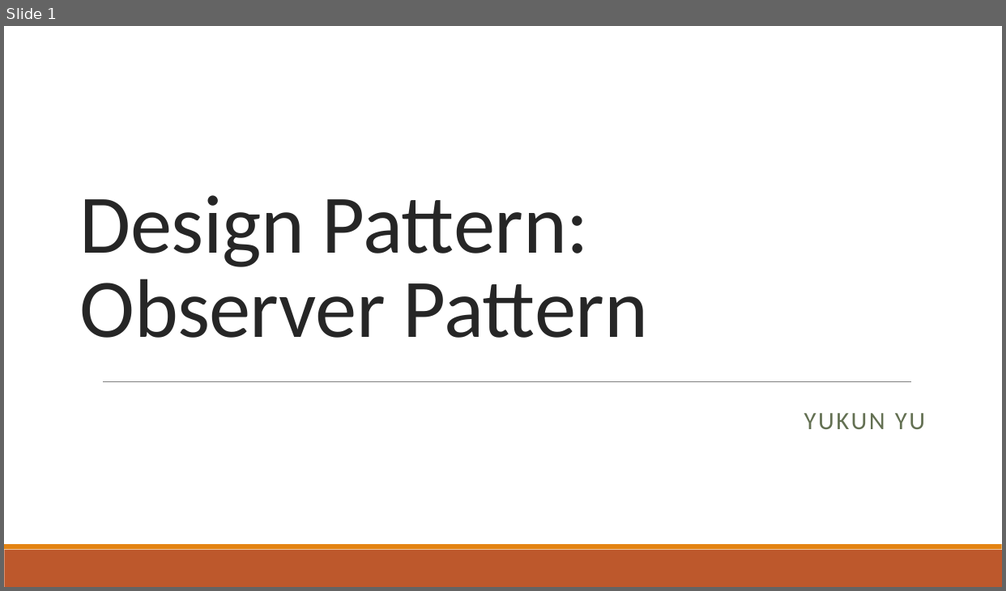
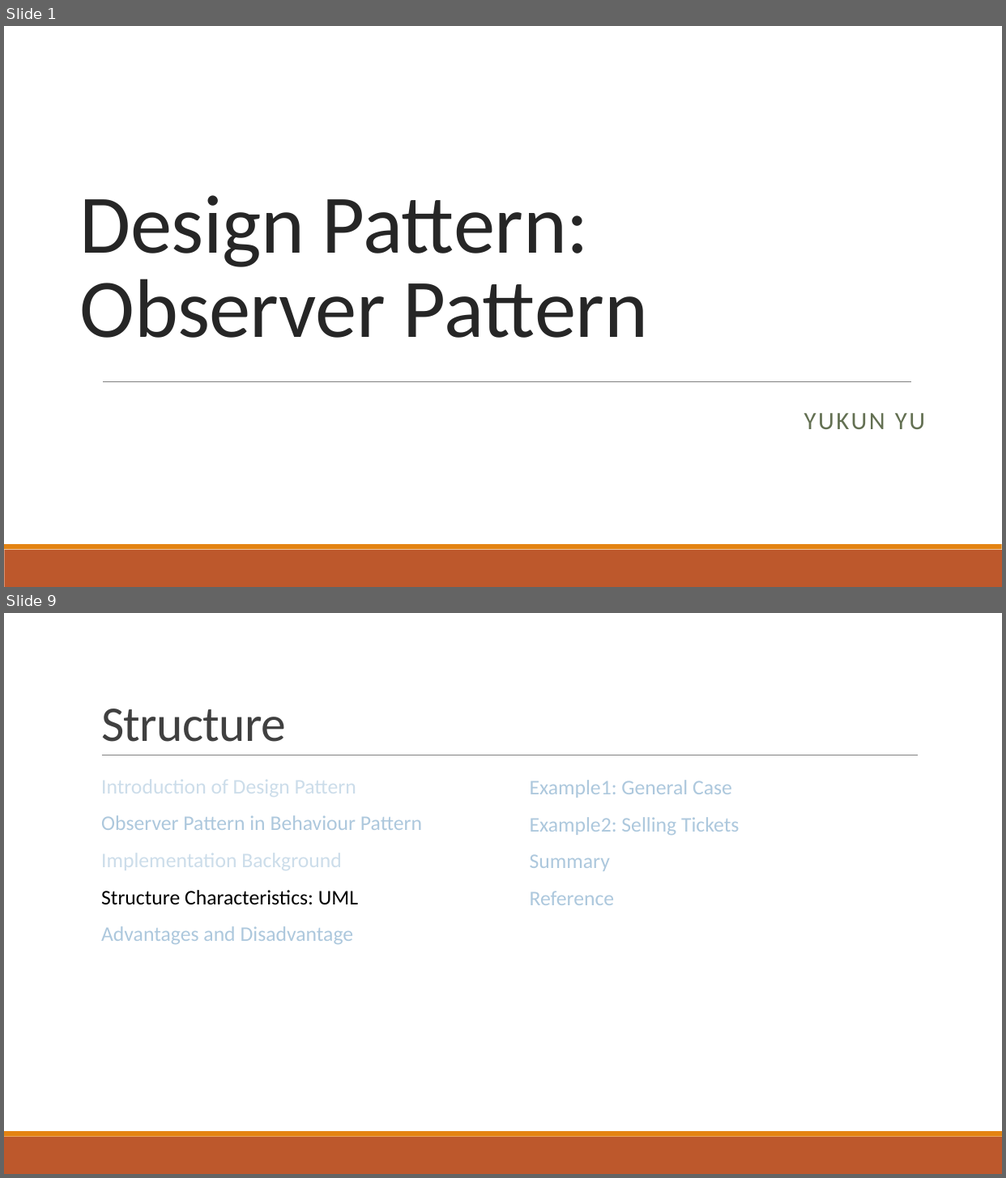
Before and after one commit to yukun093/observerPattern, a slide deck: observerPattern.pptx. Shown one above the other, each under a label of ours: slide 1 before the commit, slides 1 and 9 after it; the slides between them are not shown. The pictures are 1006x591 and 1006x1178 pixels, drawn with LibreOffice and Linux fonts; fonts in the diff are those of the drawing. Boxes give left, top, right and bottom in pixels: in the first picture for what was removed or moved away, otherwise in the second. Text is boxed around its words. In the diff, an @@ line names an element or a change of style, - is before the commit and + after.

```diff
--- a/observerPattern.pptx
+++ b/observerPattern.pptx
@@ slide 9 added at box(4, 613, 1002, 1174), background #FFFFFF; not listed: 2 template elements that a slide beside it also shows @@
@@ title added at box(101, 709, 286, 742), 48 pt, text #404040 @@
+Structure
@@ line added from (102, 756) to (918, 756), #808080 0.5 pt @@
@@ text added at box(101, 779, 422, 944), 20 pt, text #ADC8DD @@
+  Introduction of Design Pattern
+  Observer Pattern in Behaviour Pattern
+  Implementation Background
+  Structure Characteristics: UML
+  Advantages and Disadvantage
@@ text added at box(530, 780, 739, 905), 20 pt, text #ADC8DD @@
+  Example1: General Case
+  Example2: Selling Tickets
+  Summary
+  Reference
```
Also in this commit, not shown: 9 slides changed, 8 other slides added, 2 slides removed.
